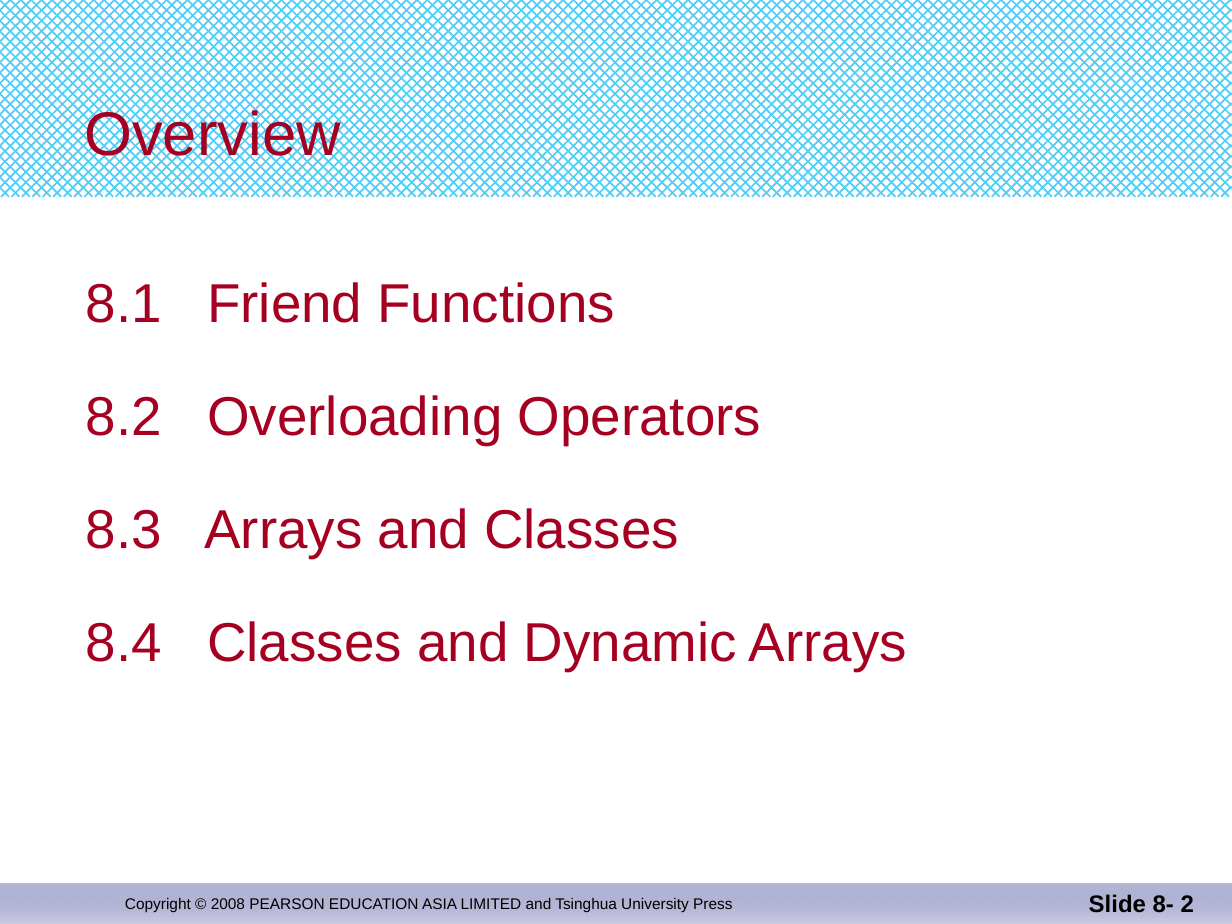
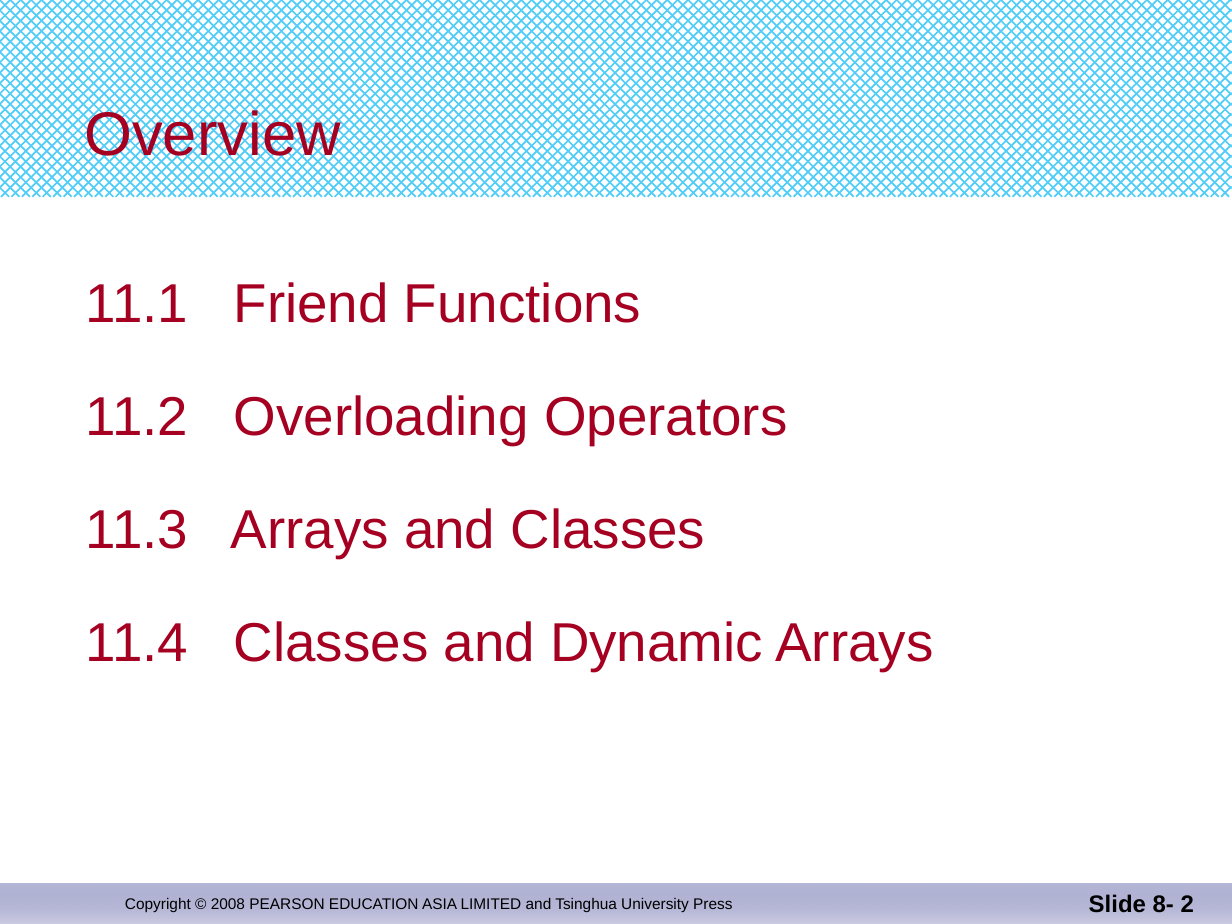
Before and after one commit to djuanbei/CPLUSPLUS, a slide deck: slide 2 of ppt/Chapter 11.pptx. Drawn at 1232x924 pixels with LibreOffice and Linux fonts; fonts in the diff are those of the drawing. Boxes give left, top, right and bottom in pixels: in the first picture for what was removed or moved away, otherwise in the second. Text is boxed around its words. In the diff, an @@ line names an element or a change of style, - is before the commit and + after.

```diff
--- a/ppt/Chapter 11.pptx
+++ b/ppt/Chapter 11.pptx
@@ text at (86,282,933,671): text changed @@
-8.1 Friend Functions
-8.2 Overloading Operators
-8.3 Arrays and Classes
-8.4 Classes and Dynamic Arrays
+11.1 Friend Functions
+11.2 Overloading Operators
+11.3 Arrays and Classes
+11.4 Classes and Dynamic Arrays
```
Also in this commit, not shown: 11 other slides changed, 2 slides added, 2 slides removed.
